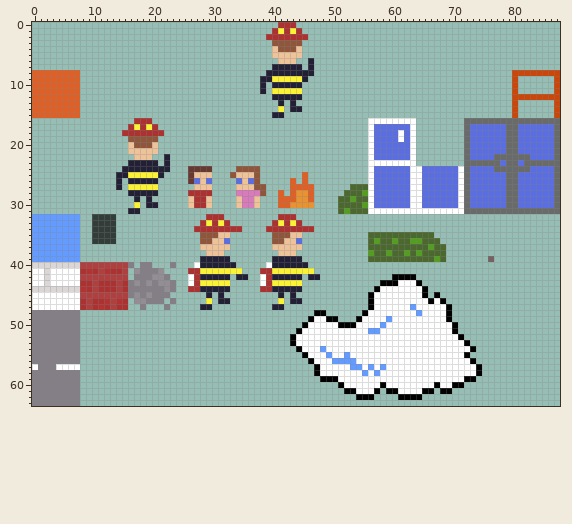
A sprite sheet gets an edit: ASSETS/Tiles/tileset.png. The first picture shows the starting point.
The file is 88x64 pixels. Colours within 5 levels of each other are drawn and written as one.
New version:
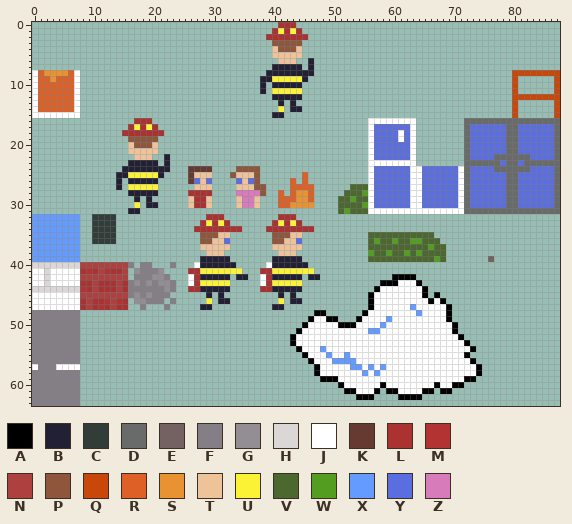
Palette (. is transparent): A #000000  B #222034  C #323c39  D #696a6a  E #746262  F #847e87  G #928e94  H #dbd7d7  J #ffffff  K #663931  L #ac3232  M #b33232  N #ae4040  P #8f563b  Q #c9470b  R #df6026  S #e99231  T #eec39a  U #fbf236  V #4b692f  W #539d21  X #639bff  Y #5b6ee1  Z #d77bba
Difference:
@@ x 0..9 @@
  7 ..........
- 8 RRRRRRRR..
- 9 RRRRRRRR..
-10 RRRRRRRR..
-11 RRRRRRRR..
-12 RRRRRRRR..
-13 RRRRRRRR..
-14 RRRRRRRR..
-15 RRRRRRRR..
+ 8 JRSSSSRJ..
+ 9 JRRSRRRJ..
+10 JRRRRRRJ..
+11 JRRRRRRJ..
+12 JRRRRRRJ..
+13 JRRRRRRJ..
+14 JRRRRRRJ..
+15 JJJJJJJJ..
 16 ..........
Changed places in both pictures, as pixel boxes (x1, y1, x2, y2):
changed: (32, 70, 80, 118)
